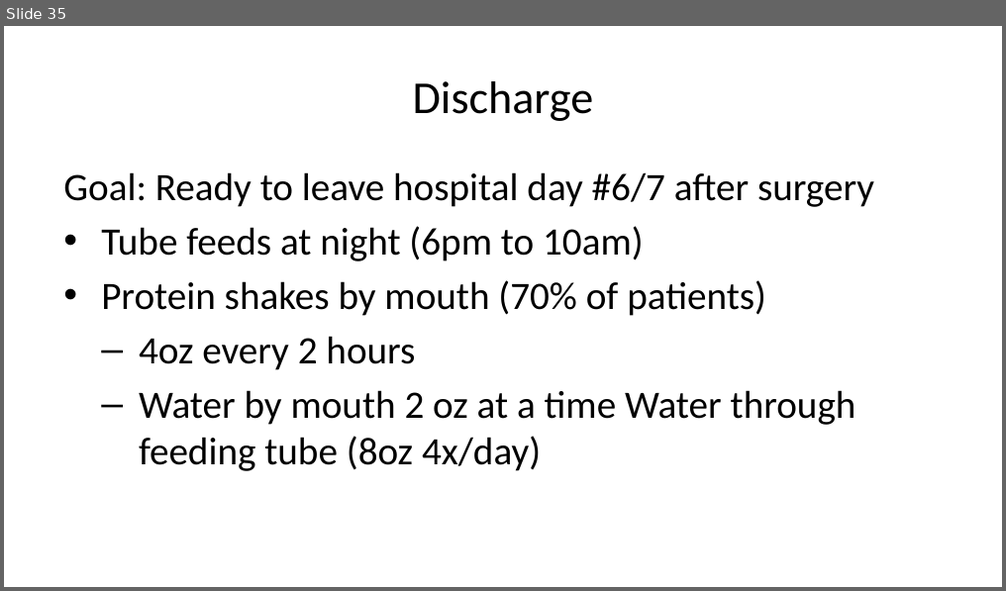
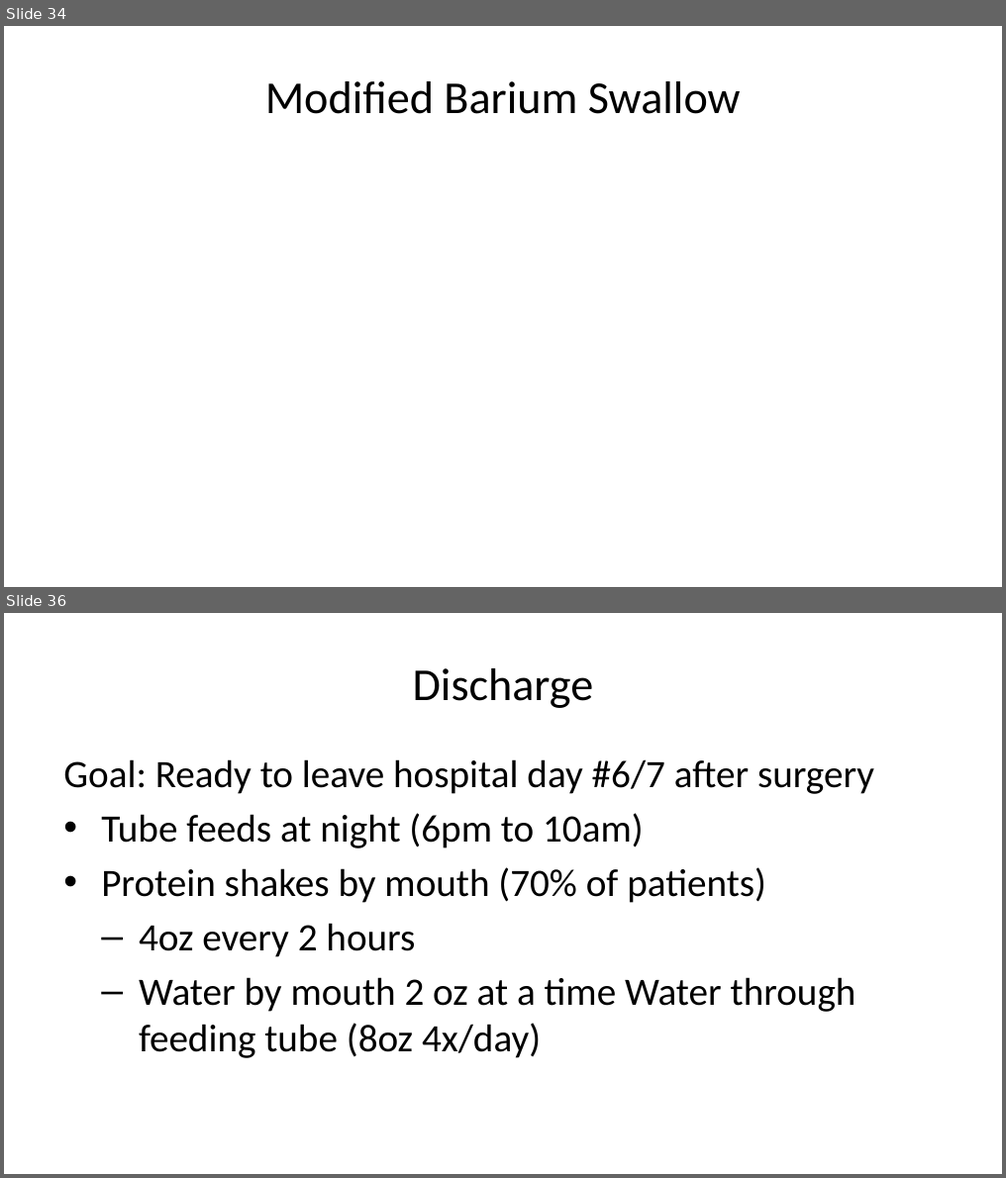
Before and after one commit to jcsalo/patient_education, a slide deck: lci_surgery.pptx. Shown one above the other, each under a label of ours: slide 35 before the commit, slides 34 and 36 after it; the slides between them are not shown. The pictures are 1006x591 and 1006x1178 pixels, drawn with LibreOffice and Linux fonts; fonts in the diff are those of the drawing. Boxes give left, top, right and bottom in pixels: in the first picture for what was removed or moved away, otherwise in the second. Text is boxed around its words. In the diff, an @@ line names an element or a change of style, - is before the commit and + after.

```diff
--- a/lci_surgery.pptx
+++ b/lci_surgery.pptx
@@ slide 34 added at (x1=4, y1=26, x2=1002, y2=587), background #FFFFFF @@
@@ title added at (x1=265, y1=81, x2=741, y2=114), 33 pt, text #000000 @@
+Modified Barium Swallow
@@ what was slide 35 is now slide 36 @@
```
Also in this commit, not shown: 7 slides changed, 2 other slides added, 2 slides removed, 40 other files.
